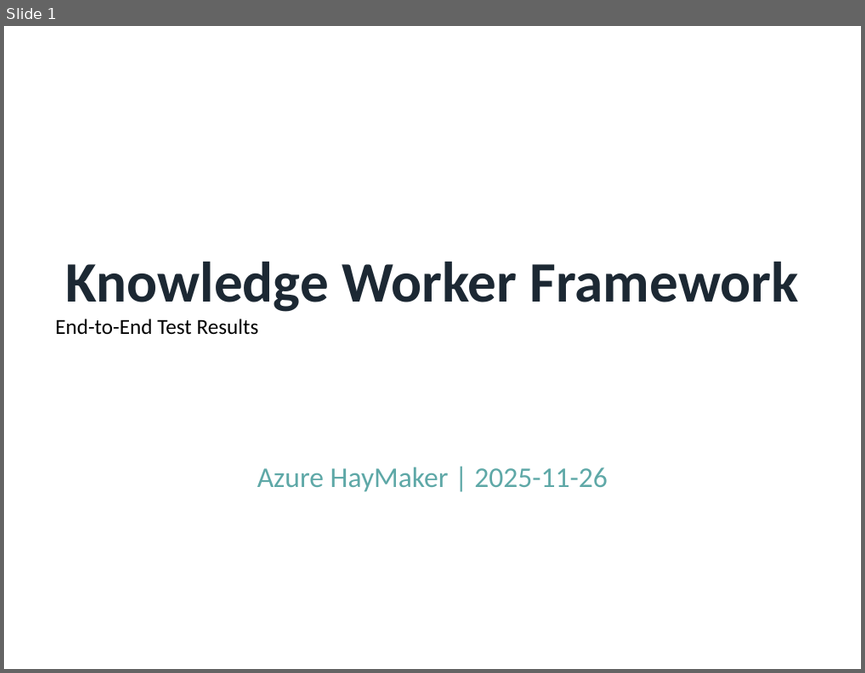
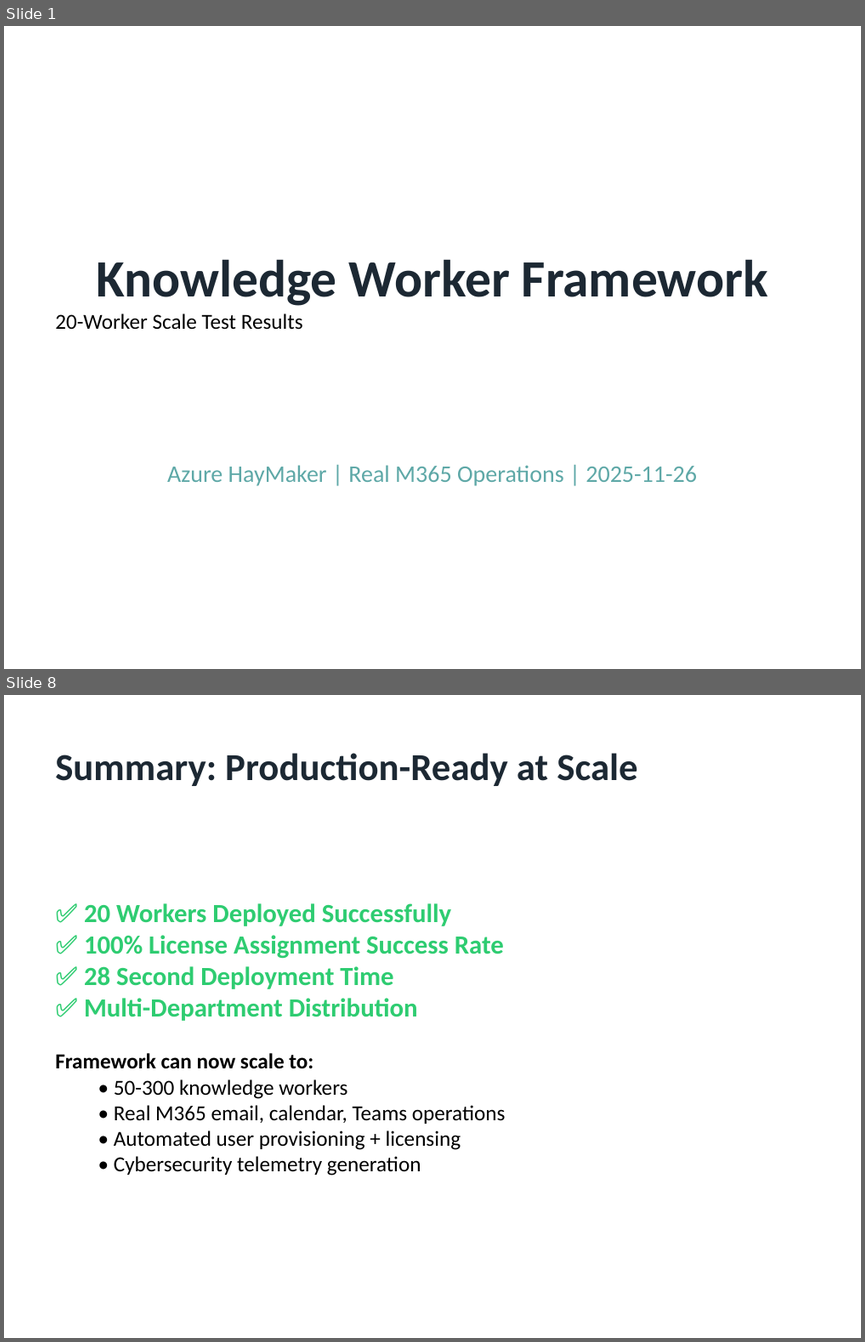
Before and after one commit to rysweet/AzureHayMaker, a slide deck: KnowledgeWorker-E2E-Evidence.pptx. Shown one above the other, each under a label of ours: slide 1 before the commit, slides 1 and 8 after it; the slides between them are not shown. The pictures are 865x673 and 865x1342 pixels, drawn with LibreOffice and Linux fonts; fonts in the diff are those of the drawing. Boxes give left, top, right and bottom in pixels: in the first picture for what was removed or moved away, otherwise in the second. Text is boxed around its words. In the diff, an @@ line names an element or a change of style, - is before the commit and + after.

```diff
--- a/KnowledgeWorker-E2E-Evidence.pptx
+++ b/KnowledgeWorker-E2E-Evidence.pptx
@@ slide 8 added at [4,695,861,1338], background #FFFFFF @@
@@ text added at [55,753,637,786], 32 pt, text #1C2833, bold @@
+Summary: Production-Ready at Scale
@@ text added at [55,903,505,1175], 18 pt, text #000000, bold @@
+✅ 20 Workers Deployed Successfully
+✅ 100% License Assignment Success Rate
+✅ 28 Second Deployment Time
+✅ Multi-Department Distribution
+Framework can now scale to:
+  • 50-300 knowledge workers
+  • Real M365 email, calendar, Teams operations
+  • Automated user provisioning + licensing
+  • Cybersecurity telemetry generation
@@ slide 1 changed as well @@
@@ text at [96,259,768,306]: size 48 to 44 pt in "Knowledge Worker Framework" @@
@@ text at [55,313,303,329]: text changed @@
-End-to-End Test Results
+20-Worker Scale Test Results
@@ text at [167,465,697,486]: text changed; size 24 to 20 pt @@
-Azure HayMaker | 2025-11-26
+Azure HayMaker | Real M365 Operations | 2025-11-26
```
Also in this commit, not shown: 1 other slide changed, 5 other slides added, 6 slides removed, 1 other file.
